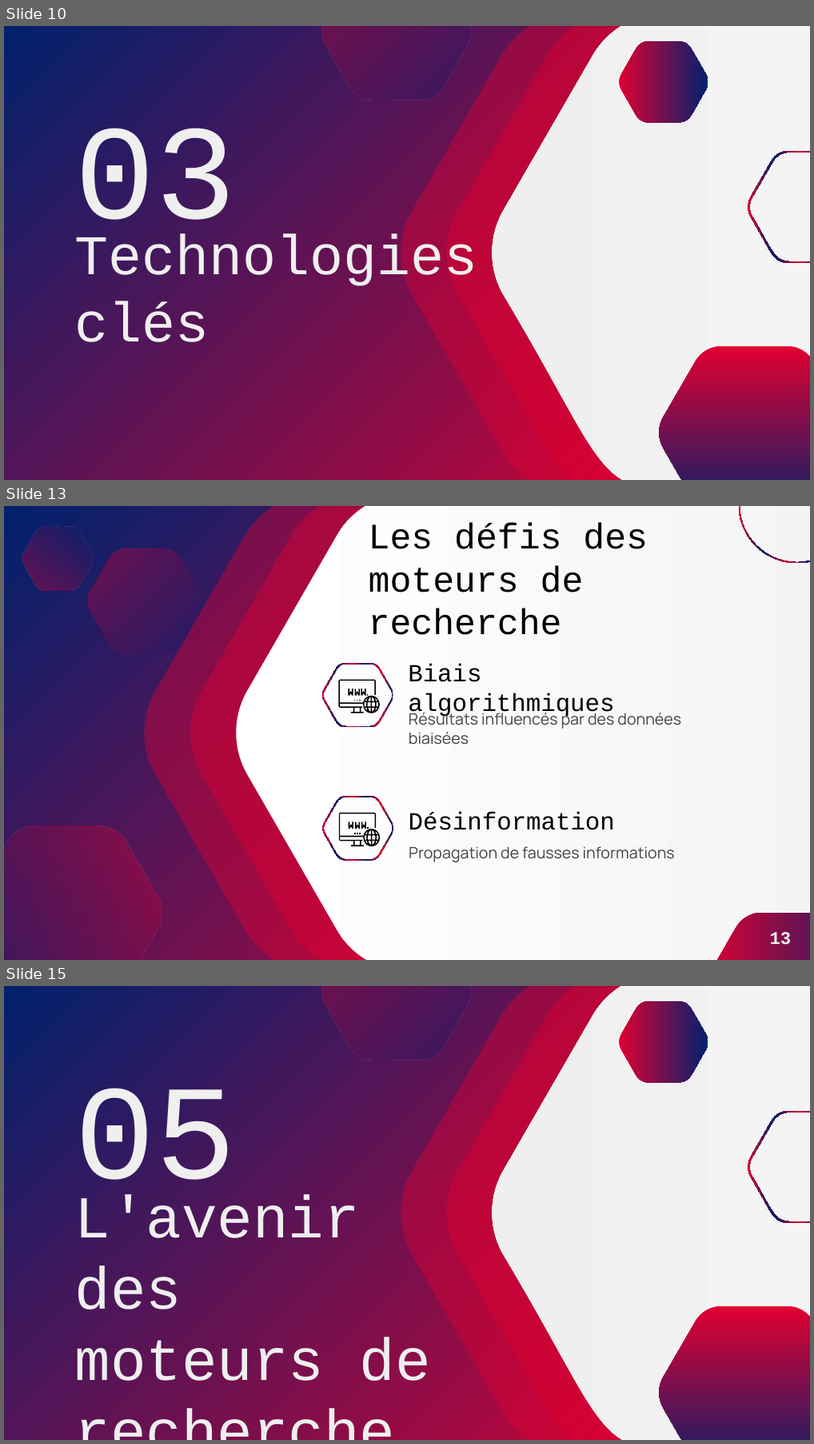
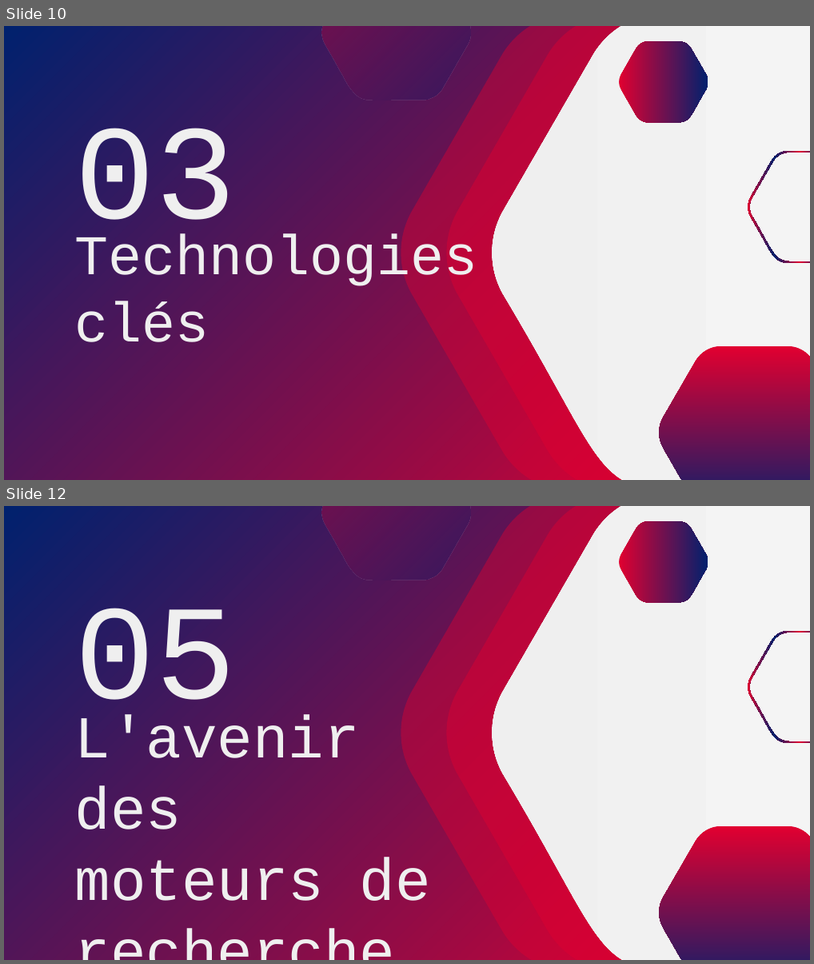
Before and after one commit to SelAchraf/Master, a slide deck: Semestre 2/Bibliographical research/Les_Moteurs_de_recherche.pptx. Shown one above the other, each under a label of ours: slides 10, 13 and 15 before the commit, slides 10 and 12 after it; the slides between them are not shown. The pictures are 814x1444 and 814x964 pixels, drawn with LibreOffice and Linux fonts; fonts in the diff are those of the drawing. Boxes give left, top, right and bottom in pixels: in the first picture for what was removed or moved away, otherwise in the second. Text is boxed around its words. In the diff, an @@ line names an element or a change of style, - is before the commit and + after.

```diff
--- a/Semestre 2/Bibliographical research/Les_Moteurs_de_recherche.pptx
+++ b/Semestre 2/Bibliographical research/Les_Moteurs_de_recherche.pptx
@@ slide 13 removed at [4,506,810,960], background gradient #E20030 to #00216E @@
@@ freeform shape removed at [22,526,94,591] @@
@@ freeform shape removed at [140,506,674,960] @@
@@ freeform shape removed at [187,506,720,960] @@
@@ freeform shape removed at [232,506,810,960] @@
@@ title removed at [369,523,648,635] @@
-Les défis des moteurs de recherche
@@ donut removed at [739,506,810,564] @@
@@ freeform shape removed at [87,548,204,653] @@
@@ freeform shape removed at [322,663,394,727] @@
@@ text removed at [408,664,614,718] @@
-Biais algorithmiques
@@ group removed at [338,680,380,713]: 8 freeform shapes @@
@@ text removed at [409,710,682,744] @@
-Résultats influencés par des données biaisées
@@ freeform shape removed at [322,796,394,860] @@
@@ group removed at [338,812,380,846]: 8 freeform shapes @@
@@ text removed at [409,811,615,830] @@
-Désinformation
@@ freeform shape removed at [4,826,164,960] @@
@@ text removed at [409,846,675,862] @@
-Propagation de fausses informations
@@ freeform shape removed at [698,912,810,960] @@
@@ page number removed at [770,932,792,944] @@
-13
@@ what was slide 15 is now slide 12 @@
```
Also in this commit, not shown: 3 slides changed, 2 other slides removed, 9 other files.
